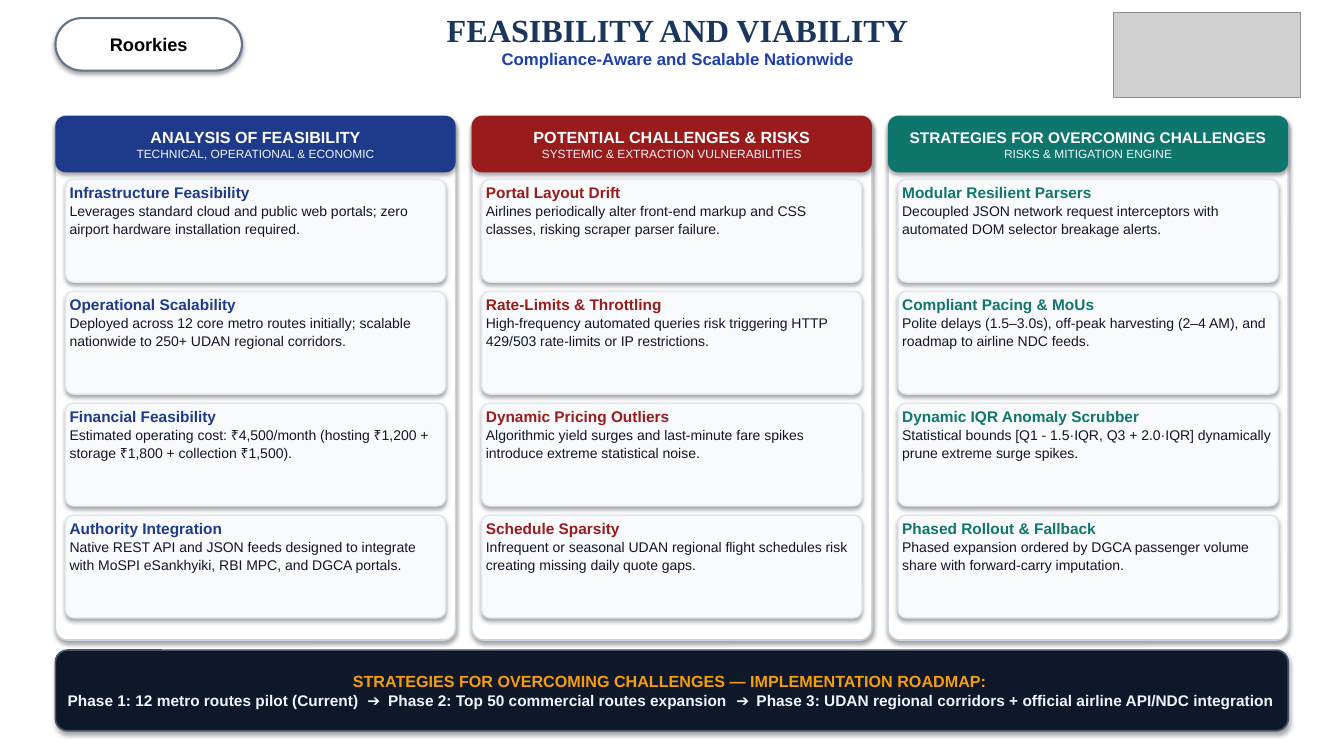
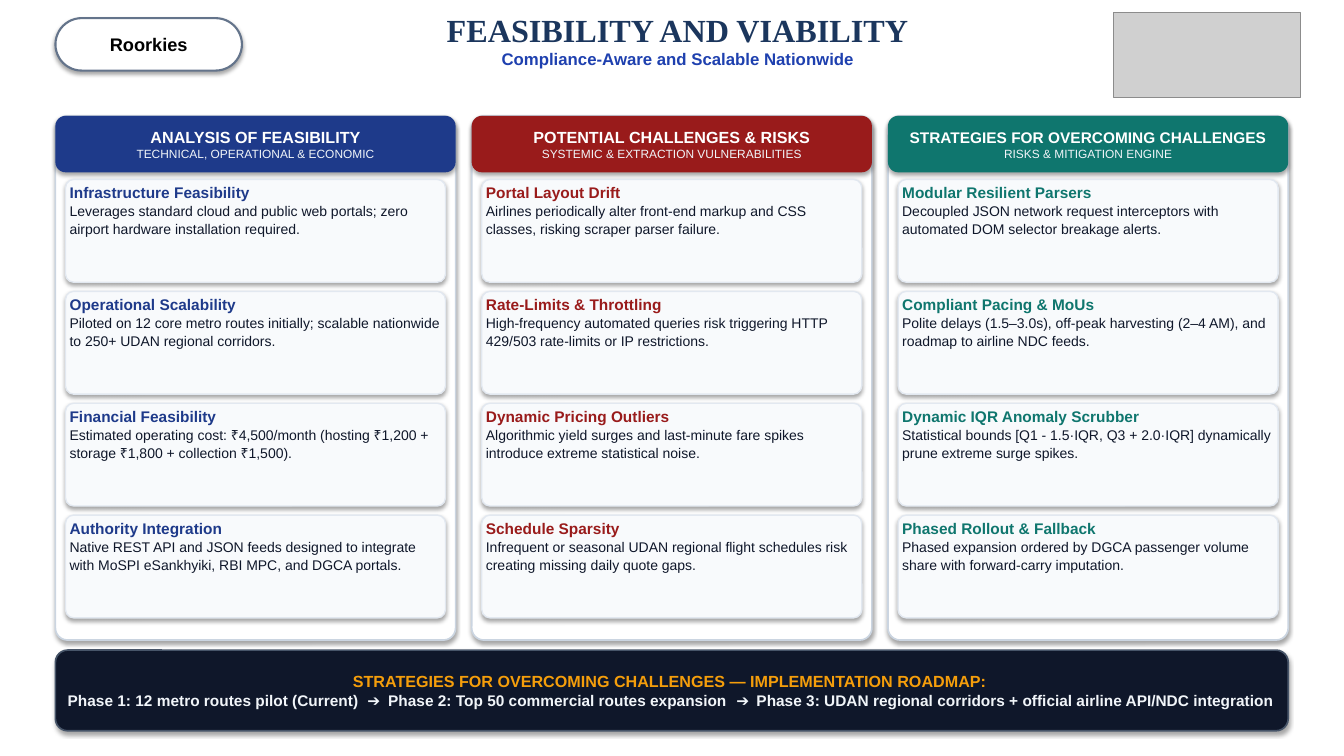
Before and after one commit to oshshivish-tech/sih26056_airfare_cpi, a slide deck: slide 4 of public/AirIntel_India_SIH26056_Presentation.pptx. Drawn at 1344x756 pixels with LibreOffice and Linux fonts; fonts in the diff are those of the drawing; grey boxes stand for pictures. Boxes give left, top, right and bottom in pixels: in the first picture for what was removed or moved away, otherwise in the second. Text is boxed around its words. In the diff, an @@ line names an element or a change of style, - is before the commit and + after.

Commit message:
fix(presentation): apply exact text edits across S3, S4, S5, S6 per audit checklist

```diff
--- a/public/AirIntel_India_SIH26056_Presentation.pptx
+++ b/public/AirIntel_India_SIH26056_Presentation.pptx
@@ text at bbox=[70, 318, 440, 349]: text changed @@
-Deployed across 12 core metro routes initially; scalable nationwide to 250+ UDAN regional corridors.
+Piloted on 12 core metro routes initially; scalable nationwide to 250+ UDAN regional corridors.
```
Also in this commit, not shown: 3 other slides changed, 6 other files.
